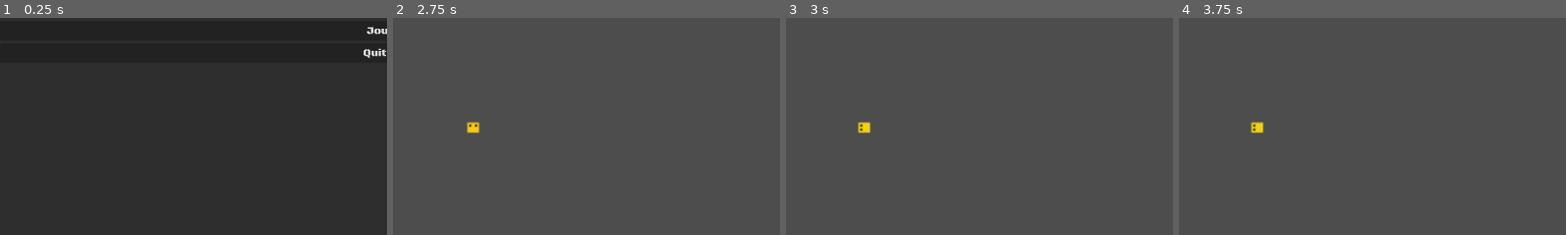
Above: before the commit, frames 1-4 (left to right).
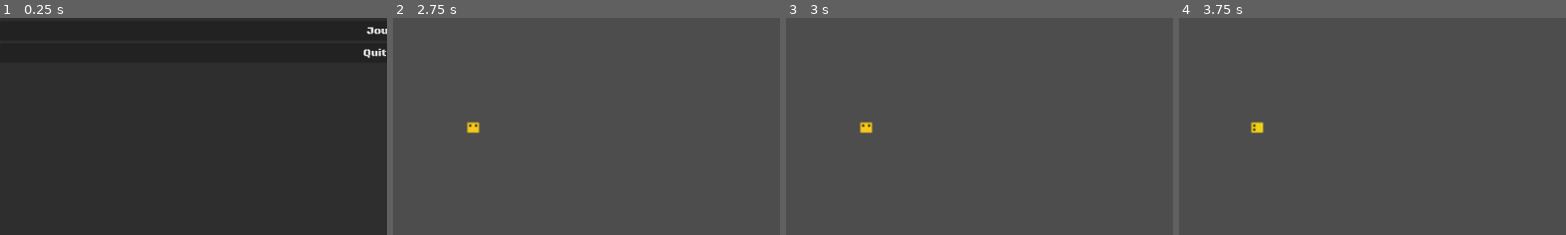
Above: after the commit, the same moments.

Repository: terenceithaque/Snake_Godot
Game: Godot game, scene res://title_screen.tscn
Same seed, same stepped clock (60 frames per second), same inputs: the game is played once before the commit and once after it.
Inputs:
- Up to frame 1 (0.25 s): no input
- Up to frame 2 (2.75 s): click "Jouer" at 0.5 s; tap Enter at 1.25 s; hold Up (move_up) from 1.28 s (still down); tap Space (pause, bound only after the commit) at 2 s
- Up to frame 3 (3 s): tap Enter at 2.75 s; release Up (move_up) at 2.78 s; hold Left (move_left) from 2.78 s (still down)
- Up to frame 4 (3.75 s): keep holding Left (move_left); tap Space (pause, bound only after the commit) at 3.5 s
The pictures show only the part of the screen within x 0-50%, y 3-53%; the shares and areas given below are measured in that part.

Frames 1-2 are identical in both runs. In frame 3, 0.1% of the frame differs, in the area x 18-23%, y 47-54%; in frame 4, nothing differs.

Commit message:
Ajouté une action pause

Diff:
--- a/project.godot
+++ b/project.godot
@@ -41,3 +41,8 @@
 "events": [Object(InputEventKey,"resource_local_to_scene":false,"resource_name":"","device":-1,"window_id":0,"alt_press …(195 unchanged characters)…
 ]
 }
+pause={
+"deadzone": 0.2,
+"events": [Object(InputEventKey,"resource_local_to_scene":false,"resource_name":"","device":-1,"window_id":0,"alt_pressed":false,"shift_pressed":false,"ctrl_pressed":false,"meta_pressed":false,"pressed":false,"keycode":0,"physical_keycode":32,"key_label":0,"unicode":32,"location":0,"echo":false,"script":null)
+]
+}
--- a/snake.gd
+++ b/snake.gd
@@ -10,12 +10,25 @@
 var head_left = preload("res://assets/images/head_left.png")
 var head_right = preload("res://assets/images/head_right.png")
 
-
 # Direction actuelle du serpent
 var direction = Vector2i.LEFT
 
+# Variable d'état de la pause
+var pause = false
+
+# Tableau des positions du serpent
+var positions = [
+	Vector2(0, 0),
+	Vector2(1, 0),
+	Vector2(3, 0),
+	Vector2(4, 0),
+	Vector2(5, 0)
+]
+
 func _ready():
-	print(head_up)
+	# Récupérer le noeud BodyContainer
+	var body_container = $BodyContainer
+
 
 func update_head_sprite():
 	"""Met à jour le sprite de la tête du serpent selon la direction."""
@@ -36,22 +49,32 @@
 
 
 func _process(float) -> void:
-	if Input.is_action_pressed("move_down"):
-		print("Déplacement vers le bas")
-		direction = Vector2i.DOWN
-		update_head_sprite()
 
-	elif Input.is_action_pressed("move_up"):
-		print("Déplacement vers le haut")
-		direction = Vector2i.UP
-		update_head_sprite()
+	if Input.is_action_just_pressed("pause"):
+		if pause == true:
+			pause = false
 
-	elif Input.is_action_pressed("move_left"):
-		print("Déplacement vers la gauche")
-		direction = Vector2i.LEFT
-		update_head_sprite()
+		else:
+			pause = true
 
-	elif Input.is_action_pressed("move_right"):
-		print("Déplacement vers la droite")
-		direction = Vector2i.RIGHT
-		update_head_sprite()
+	# Si la pause n'est pas active
+	if not pause:
+		if Input.is_action_pressed("move_down"):
+			print("Déplacement vers le bas")
+			direction = Vector2i.DOWN
+			update_head_sprite()
+
+		elif Input.is_action_pressed("move_up"):
+			print("Déplacement vers le haut")
+			direction = Vector2i.UP
+			update_head_sprite()
+
+		elif Input.is_action_pressed("move_left"):
+			print("Déplacement vers la gauche")
+			direction = Vector2i.LEFT
+			update_head_sprite()
+
+		elif Input.is_action_pressed("move_right"):
+			print("Déplacement vers la droite")
+			direction = Vector2i.RIGHT
+			update_head_sprite()
Binary file added: assets/images/body_element.png
Not shown, added: assets/images/body_element.png.import
